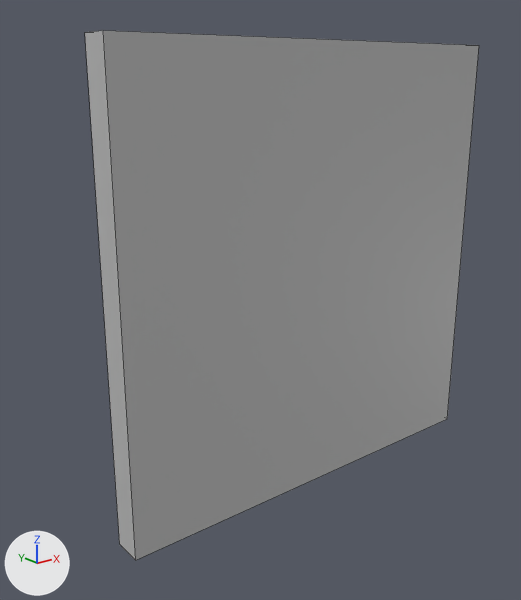
What one commit did to the FBX model Assets/3D/Wall.fbx.
One viewpoint serves both versions: a camera (50 mm lens) standing at (-1.72, -3.36, 2.8) and looking at (1.34, 0.46, 1.27). Lighting does not change. The marker at lower left points along +X, +Y and +Z. Mesh edges are drawn as thin lines. Where no turn or scale is listed for an object, it has been applied to the vertices.

Objects in the first picture: 'Wall'.
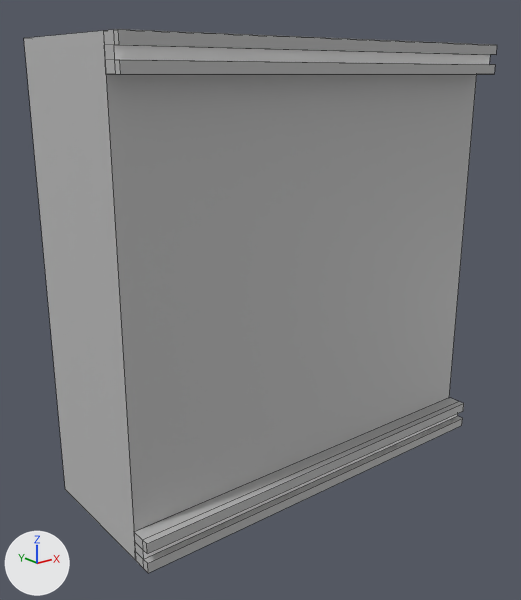
Pixel boxes [x1, y1, x2, y2] of what changed, in the pictures (521 x 600 px):
'Wall', reshaped (20% wider): before [85, 31, 479, 560]; after [24, 29, 497, 573]
part 1 of me_mesh, built on: before [85, 31, 135, 559]; after [24, 29, 497, 573]

Edits to the bpy script that builds the scene:
```text
Add mat_wall_trim_mat:
    mat_wall_trim_mat = principled_material('Wall_Trim_Mat')
    mat_wall_trim_mat.base_color = (0.481, 0.481, 0.481)  # grey #b8b8b8
Add mat_wall_secondary_mat:
    mat_wall_secondary_mat = principled_material('Wall_Secondary_Mat')
    mat_wall_secondary_mat.base_color = (0.5, 0.5, 0.5)  # grey #bcbcbc
Add mat_emissive_mat:
    mat_emissive_mat = principled_material('Emissive_Mat')
    mat_emissive_mat.base_color = (1.0, 1.0, 1.0)  # white #ffffff
Change me_mesh:
    used by ob_wall; location = (0.0, 0.0, 0.0)
    remove me_mesh.from_pydata(...)  # 8 vertices, 6 faces; spans x 0.0..3.0, y 0.0..0.2, z 0.0..3.0
    add me_mesh.from_pydata(...)  # 53 vertices, 41 faces; spans x 0.0..3.0, y -0.15..1.0, z 0.0..3.0
    me_mesh part 1
    4 vertices are removed from x 0.0..3.0, y 0.2, z 0.0..3.0
    5 faces are deleted
    28 vertices are added at x 0.0..3.0, y -0.15..1.0, z 0.0..3.0
    5 new vertices lie (0.0, 0.0, 0.07) away from vertices in x 0.0..3.0, y -0.15..0.0, z 0.0
    5 new vertices lie (0.0, 0.0, -0.07) away from vertices in x 0.0..3.0, y -0.15..0.0, z 3.0
    5 new vertices lie (0.0, 0.0, 0.07) away from vertices in x 0.0..3.0, y -0.15..0.0, z 0.13
    6 new vertices lie (3.0, 0.0, 0.0) away from vertices in x 0.0, y -0.15..-0.1, z 0.2..2.93
    33 new faces join them, mat_wall_trim_mat (grey #b8b8b8)
    2 new faces join them, mat_emissive_mat (white #ffffff)
    1 new face joins them, mat_wall_mat (grey #bcbcbc)
    4 new faces join them, mat_wall_secondary_mat (grey #bcbcbc)
    add me_mesh.materials.append(mat_wall_trim_mat)  # grey #b8b8b8
    add me_mesh.materials.append(mat_emissive_mat)  # white #ffffff
    add me_mesh.materials.append(mat_wall_secondary_mat)  # grey #bcbcbc
```
